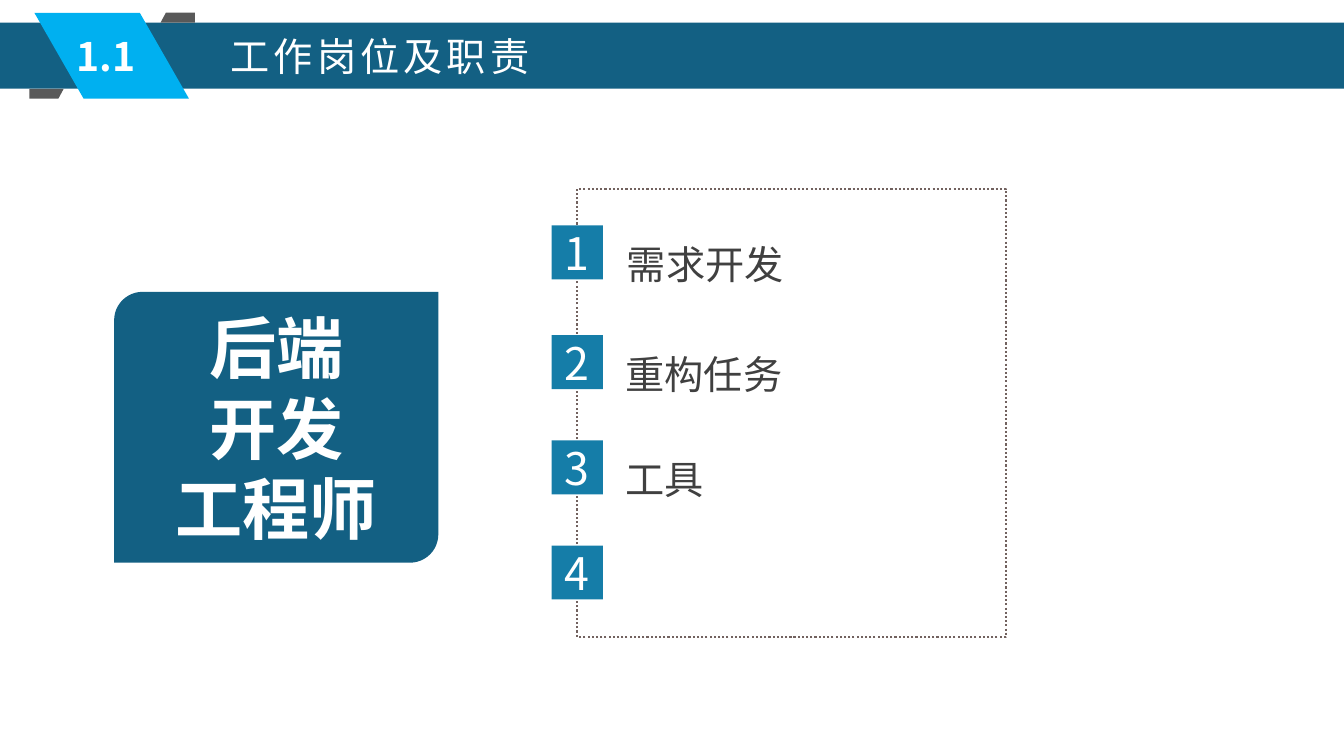
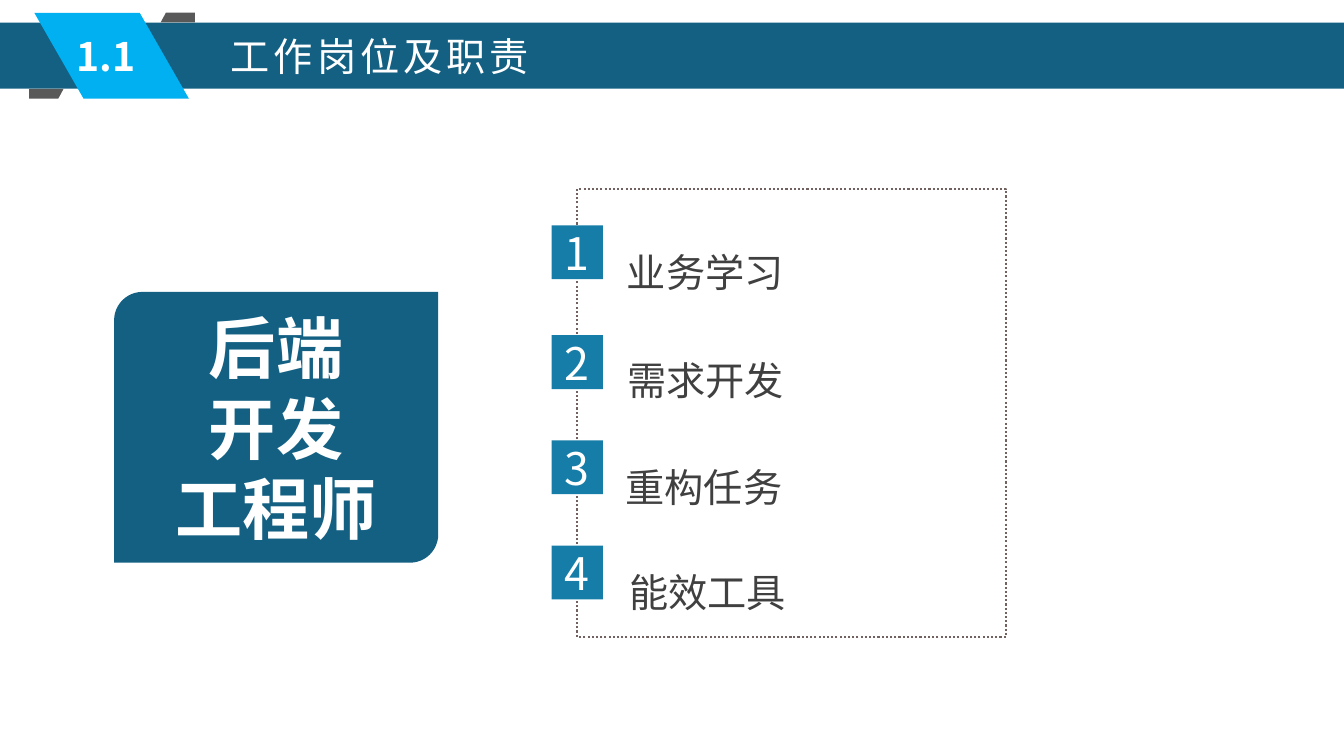
Before and after one commit to xljnc/husky-starter, a slide deck: slide 4 of doc/zzdb.pptx. Drawn at 1344x756 pixels with LibreOffice and Linux fonts; fonts in the diff are those of the drawing. Boxes give left, top, right and bottom in pixels: in the first picture for what was removed or moved away, otherwise in the second. Text is boxed around its words. In the diff, an @@ line names an element or a change of style, - is before the commit and + after.

```diff
--- a/doc/zzdb.pptx
+++ b/doc/zzdb.pptx
@@ text added at [627,254,784,290], 28 pt, text #404040 @@
+业务学习
@@ text "需求开发": place and size @@
-text "需求开发" at [627,246,784,282]
+text "需求开发" at [627,362,784,398]
@@ text "重构任务": place and size @@
-text "重构任务" at [626,356,783,392]
+text "重构任务" at [626,469,783,505]
@@ text at [629,574,786,610]: text changed @@
-工具
+能效工具
```
Also in this commit, not shown: 12 other slides changed, 1 slide added, 1 slide removed.
